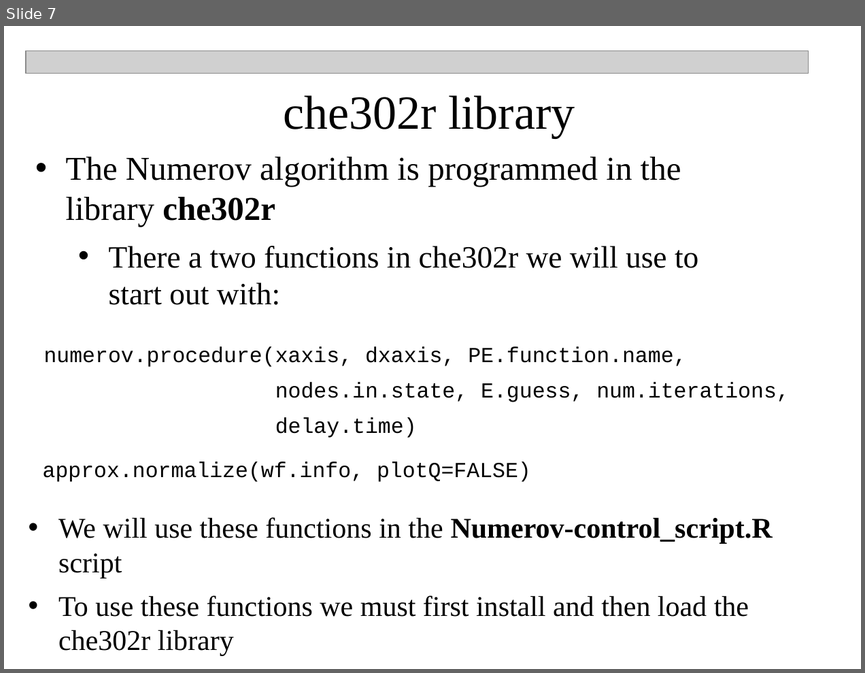
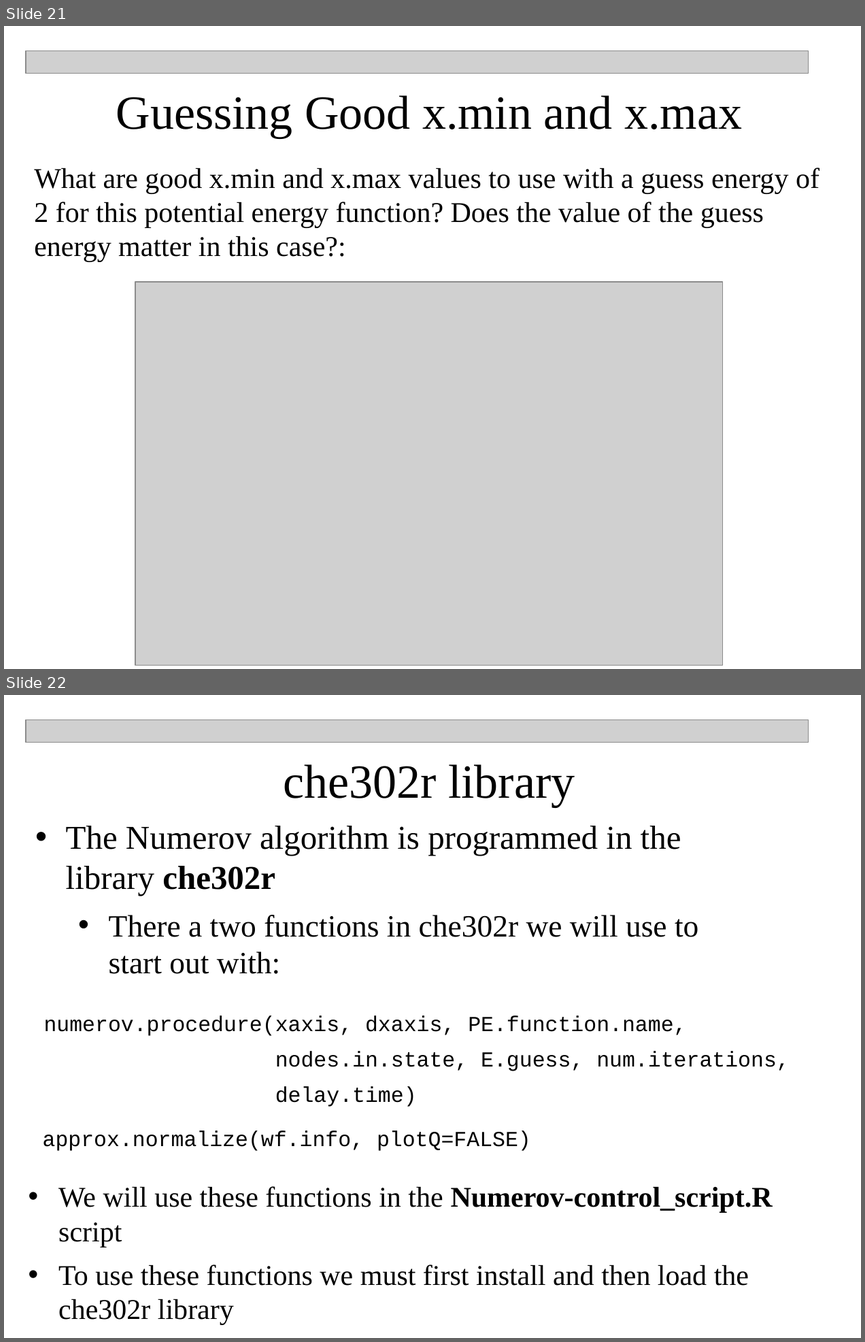
Before and after one commit to npetraco/CHE302, a slide deck: Laboratories/Lab2/Numerov_Workshop.pptx. Shown one above the other, each under a label of ours: slide 7 before the commit, slides 21 and 22 after it. The pictures are 865x673 and 865x1342 pixels, drawn with LibreOffice and Linux fonts; fonts in the diff are those of the drawing; grey boxes stand for pictures. Boxes give left, top, right and bottom in pixels: in the first picture for what was removed or moved away, otherwise in the second. Text is boxed around its words. In the diff, an @@ line names an element or a change of style, - is before the commit and + after.

```diff
--- a/Laboratories/Lab2/Numerov_Workshop.pptx
+++ b/Laboratories/Lab2/Numerov_Workshop.pptx
@@ slide 21 added at bbox=[4, 26, 861, 669], background #FFFFFF @@
@@ picture added at bbox=[26, 51, 808, 74] @@
@@ text added at bbox=[116, 95, 742, 138], 40 pt, text #000000 @@
+Guessing Good x.min and x.max
@@ text added at bbox=[34, 167, 819, 262], 24 pt, text #000000 @@
+What are good x.min and x.max values to use with a guess energy of 2 for this potential energy function? Does the value of the guess energy matter in this case?:
@@ picture added at bbox=[135, 281, 723, 665] @@
@@ what was slide 7 is now slide 22 @@
```
Also in this commit, not shown: 2 slides changed, 15 other slides added, 2 slides removed, 1 other file.
